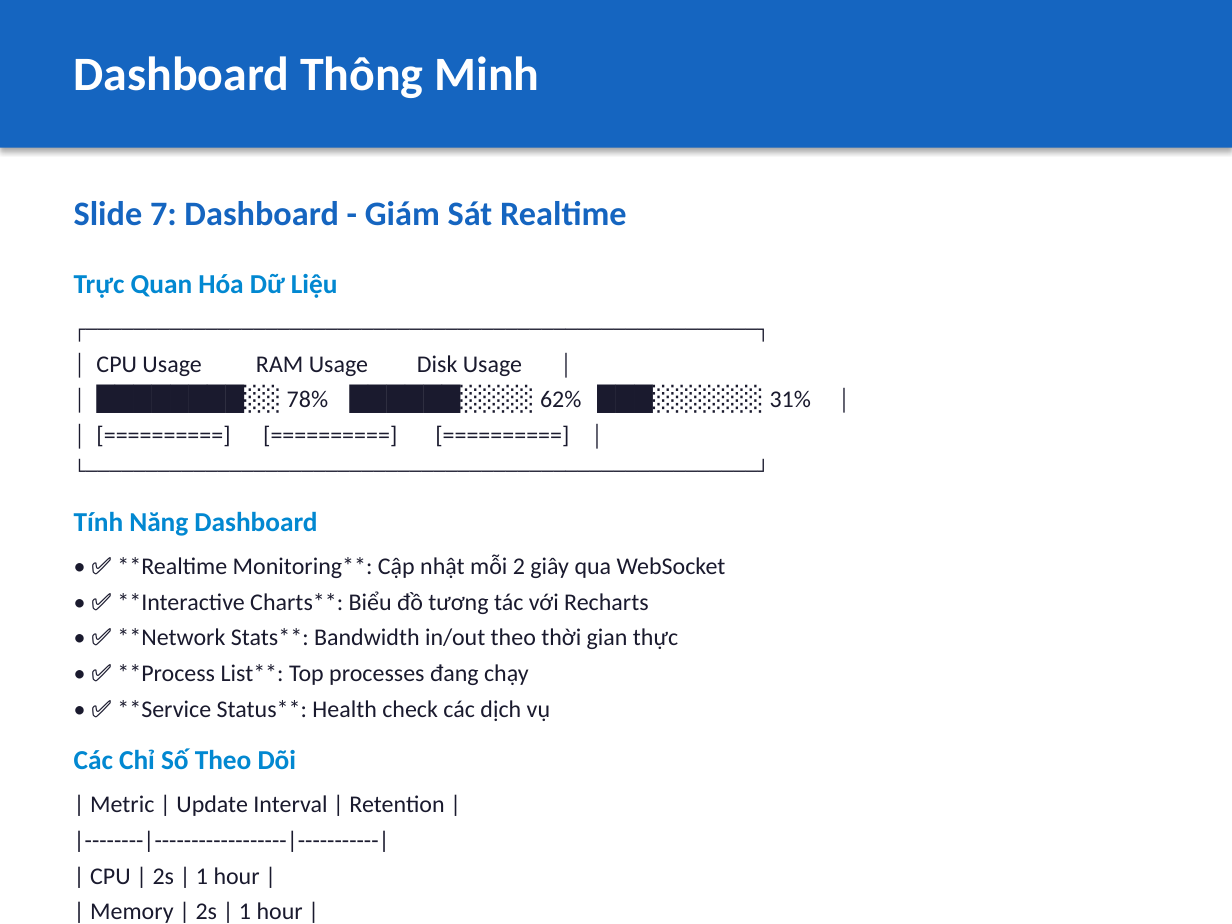
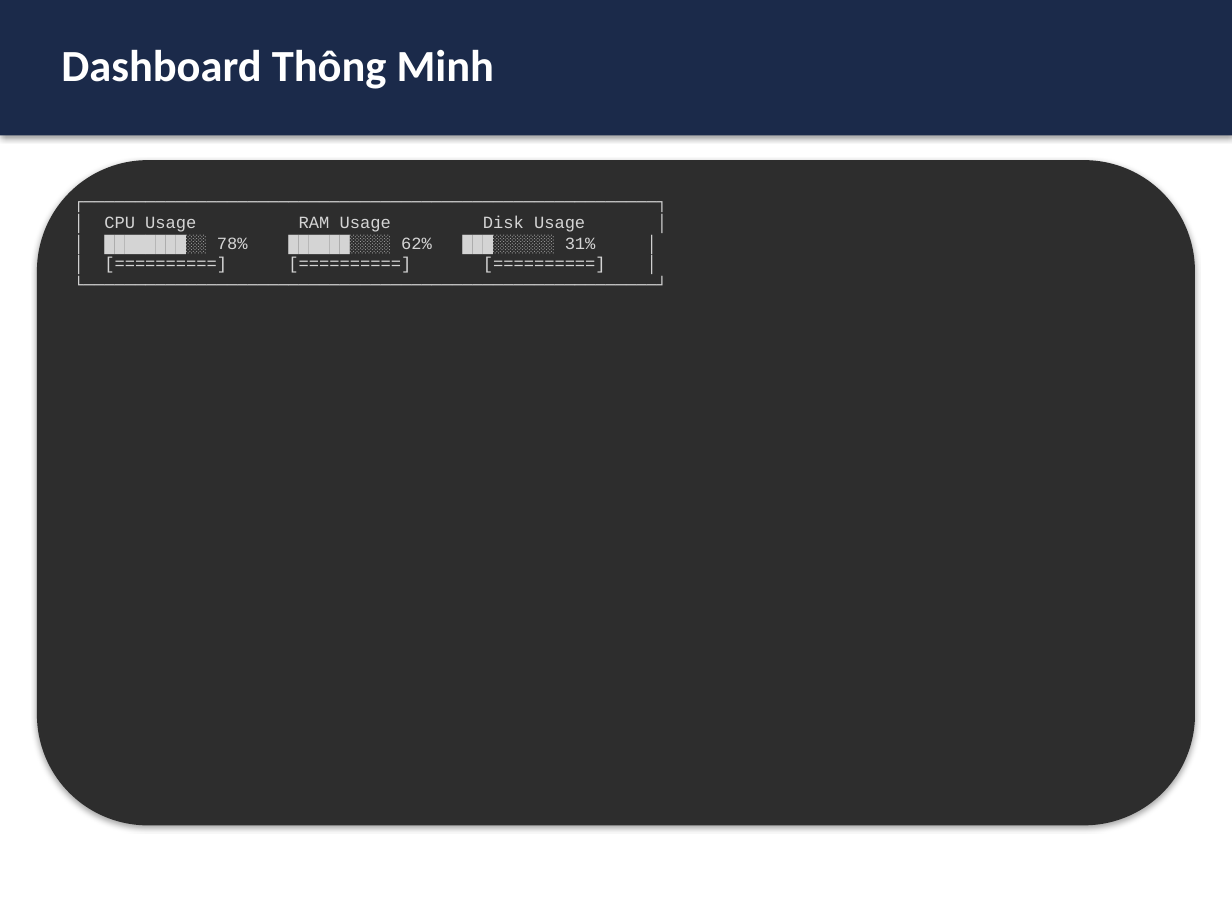
Before and after one commit to NguyenVanHuyDung/ITDLUPanel, a slide deck: slide 8 of docs/slides/01-introduction.pptx. Drawn at 1232x924 pixels with LibreOffice and Linux fonts; fonts in the diff are those of the drawing. Boxes give left, top, right and bottom in pixels: in the first picture for what was removed or moved away, otherwise in the second. Text is boxed around its words. In the diff, an @@ line names an element or a change of style, - is before the commit and + after.

```diff
--- a/docs/slides/01-introduction.pptx
+++ b/docs/slides/01-introduction.pptx
@@ rectangle: place and size @@
-rectangle at (0, 0, 1232, 148)
+rectangle at (0, 0, 1232, 136)
@@ rectangle at (0, 0, 1232, 136): fill #1565C0 to #1B2A4A @@
@@ text "Dashboard Thông Minh": place and size @@
-text "Dashboard Thông Minh" at (74, 56, 539, 98)
+text "Dashboard Thông Minh" at (61, 49, 494, 89)
@@ text "Dashboard Thông Minh" at (61, 49, 494, 89): size 28 to 26 pt @@
@@ rounded rectangle added at (37, 160, 1195, 825), fill #2D2D2D @@
@@ text "┌────────────────────────────────────────────────────────┐" at (104, 215, 596, 249): size 14 to 10 pt, font Calibri to Courier New, text colour #1A1A2E to #D4D4D4; less space between paragraphs @@
@@ text at (74, 201, 627, 298): paragraphs removed @@
-Slide 7: Dashboard - Giám Sát Realtime
-Trực Quan Hóa Dữ Liệu
@@ text at (74, 511, 726, 923): paragraphs removed @@
-Tính Năng Dashboard
-• ✅ **Realtime Monitoring**: Cập nhật mỗi 2 giây qua WebSocket
-• ✅ **Interactive Charts**: Biểu đồ tương tác với Recharts
-• ✅ **Network Stats**: Bandwidth in/out theo thời gian thực
-• ✅ **Process List**: Top processes đang chạy
-• ✅ **Service Status**: Health check các dịch vụ
-Các Chỉ Số Theo Dõi
-| Metric | Update Interval | Retention |
-|--------|------------------|-----------|
-| CPU | 2s | 1 hour |
-| Memory | 2s | 1 hour |
-| Disk I/O | 5s | 1 hour |
-| Network | 2s | 1 hour |
```
Also in this commit, not shown: 21 other slides changed, 1 slide added, 19 other files.
